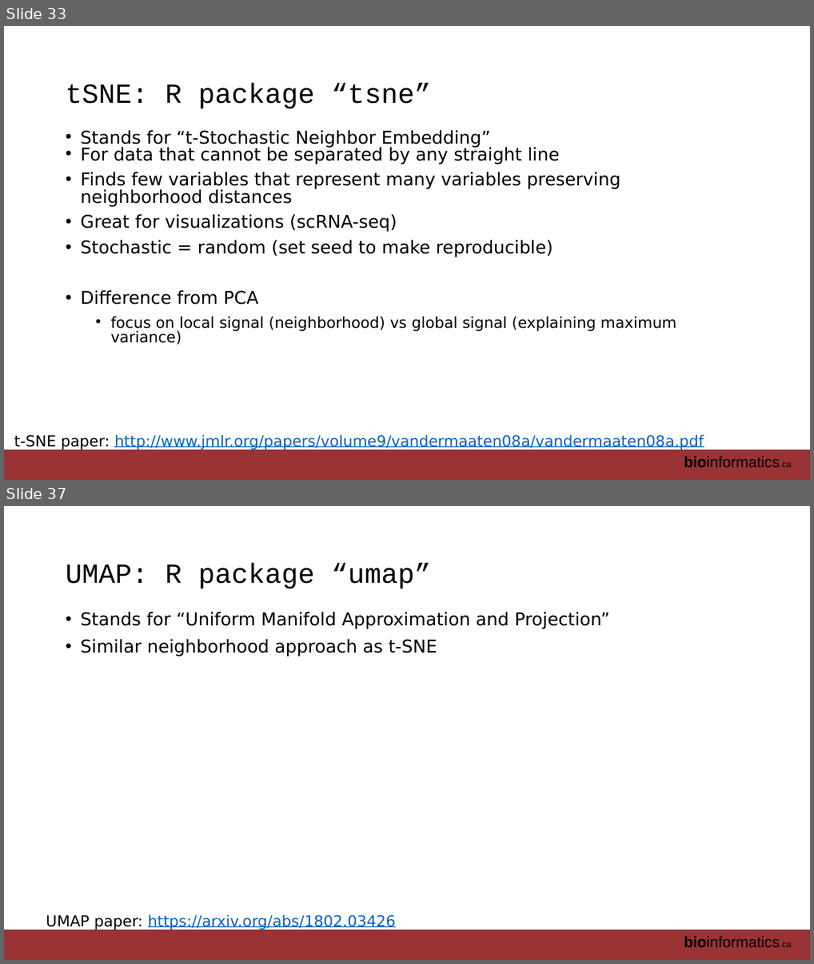
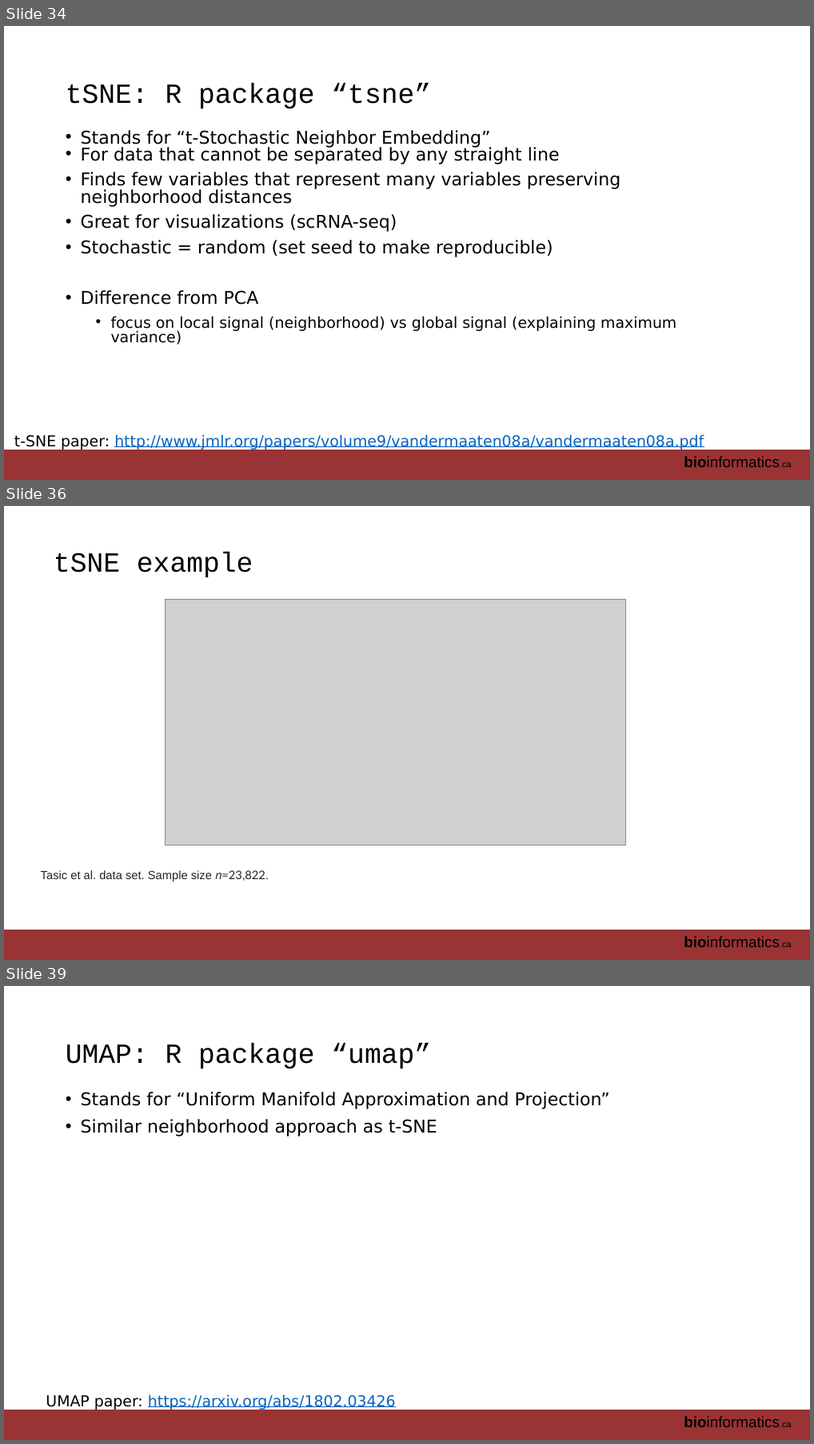
Before and after one commit to RealPaiLab/CBW_AUR2023, a slide deck: book/lectures/AUR_2023_Module2_DimensionReduction.pptx. Shown one above the other, each under a label of ours: slides 33 and 37 before the commit, slides 34, 36 and 39 after it; the slides between them are not shown. The pictures are 814x964 and 814x1444 pixels, drawn with LibreOffice and Linux fonts; fonts in the diff are those of the drawing; grey boxes stand for pictures. Boxes give left, top, right and bottom in pixels: in the first picture for what was removed or moved away, otherwise in the second. Text is boxed around its words. In the diff, an @@ line names an element or a change of style, - is before the commit and + after.

```diff
--- a/book/lectures/AUR_2023_Module2_DimensionReduction.pptx
+++ b/book/lectures/AUR_2023_Module2_DimensionReduction.pptx
@@ slide 36 added at box(4, 506, 810, 960), background #FFFFFF; not listed: 2 template elements that a slide beside it also shows @@
@@ title added at box(54, 552, 254, 578), 33 pt, text #000000 @@
+tSNE example
@@ picture added at box(165, 599, 626, 844) @@
@@ text added at box(41, 870, 266, 881), 14 pt, text #222222 @@
+Tasic et al. data set. Sample size 𝑛=23,822.
@@ what was slide 33 is now slide 34 @@
@@ what was slide 37 is now slide 39 @@
```
Also in this commit, not shown: 17 slides changed, 1 other slide added, 28 other files.
